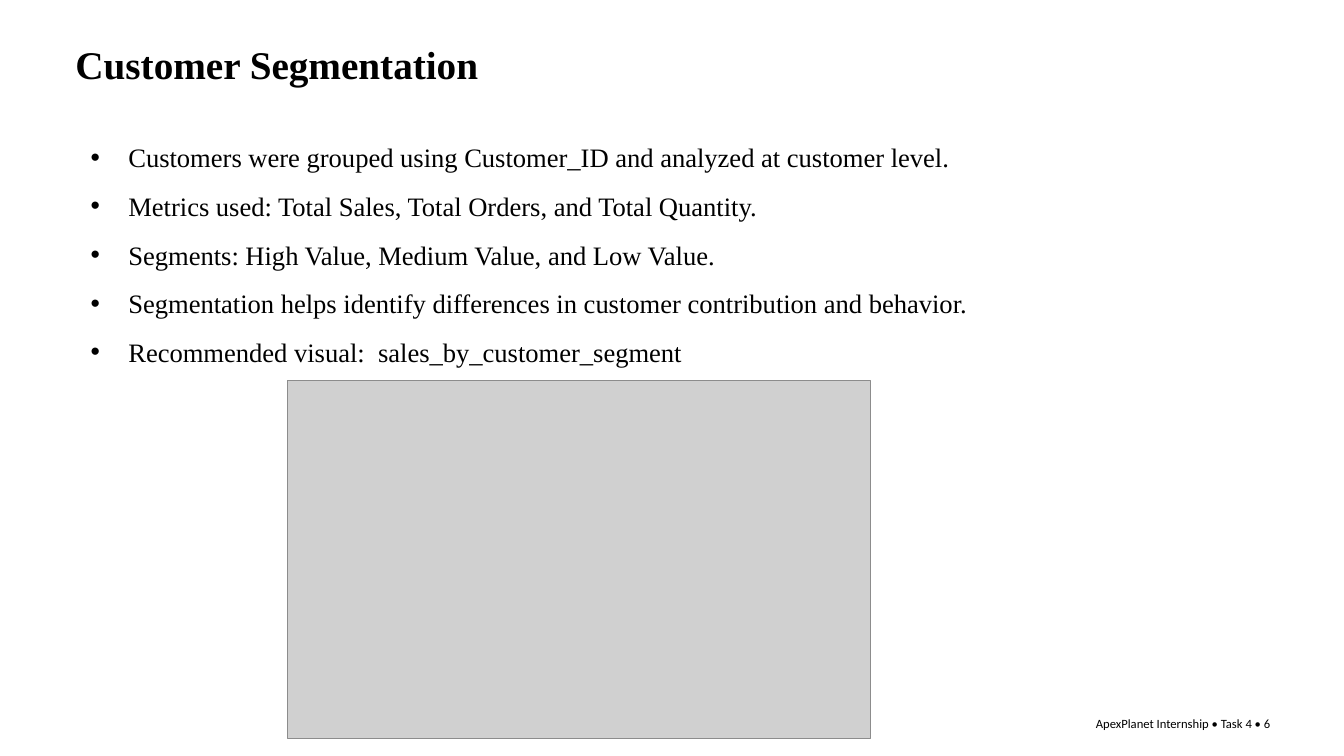
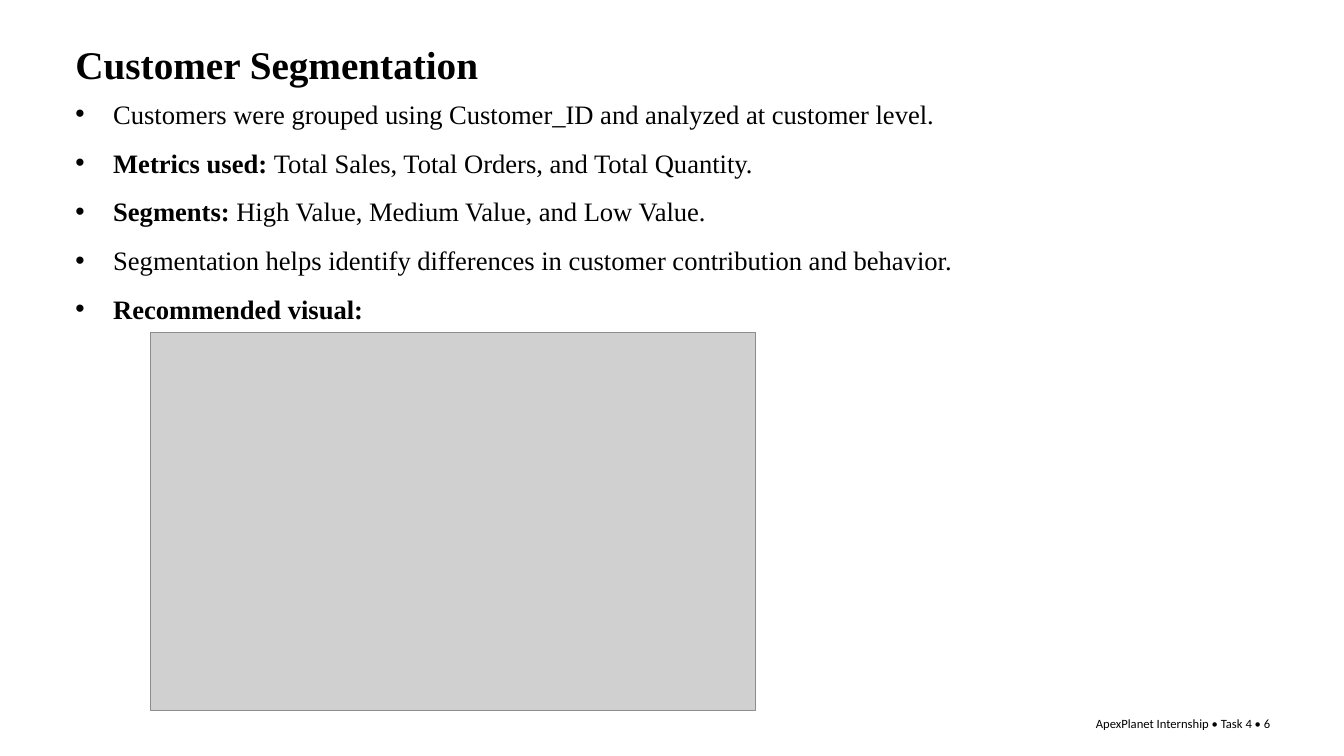
Before and after one commit to Supriya-2604/SupriyaEnjam-DataAnalyst-Internship-Portfolio, a slide deck: slide 6 of presentation/Final_Presentation.pptx. Drawn at 1344x756 pixels with LibreOffice and Linux fonts; fonts in the diff are those of the drawing; grey boxes stand for pictures. Boxes give left, top, right and bottom in pixels: in the first picture for what was removed or moved away, otherwise in the second. Text is boxed around its words. In the diff, an @@ line names an element or a change of style, - is before the commit and + after.

```diff
--- a/presentation/Final_Presentation.pptx
+++ b/presentation/Final_Presentation.pptx
@@ text "Customers were grouped using Customer_ID ...": place and size @@
-text "Customers were grouped using Customer_ID ..." at (128, 148, 967, 368)
+text "Customers were grouped using Customer_ID ..." at (113, 105, 952, 320)
@@ text at (113, 154, 753, 227): bold on in "Metrics used:", "Segments:" @@
@@ text at (113, 300, 363, 320): text changed; bold on @@
-• Recommended visual: sales_by_customer_segment
+• Recommended visual:
@@ picture: place and size @@
-picture at (287, 381, 870, 739)
+picture at (151, 333, 756, 711)
```
Also in this commit, not shown: 11 other slides changed.
